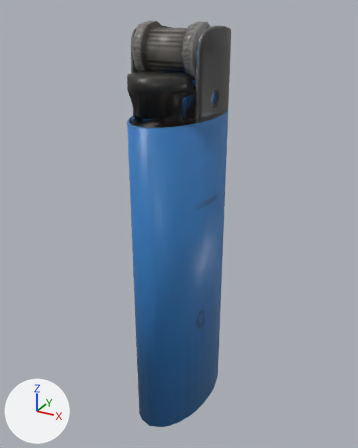
An edit to the glTF model docs/city/models/objects/imp-lighter.glb, drawn before and after from the same camera.
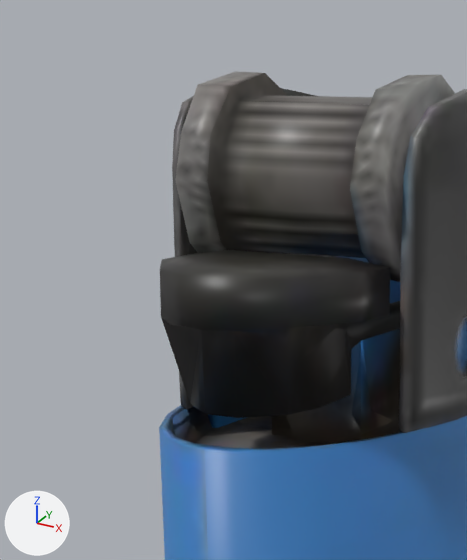
There are two pictures of each version: one whole from a 50 mm lens placed at (0.0442, -0.0811, 0.0823), pointed at (-0.0006, 0.0004, 0.0415), one close up on the part from 23% to 60% of the width and 0% to 36% of the height. The lights are fixed; the arrows at lower left show +X, +Y and +Z. The first two pictures are the older version. Where no turn or scale is listed for an object, it has been applied to the vertices.

The first close-up shows 'lighter_lighter_0', 'lighter_lighter_0.001'.
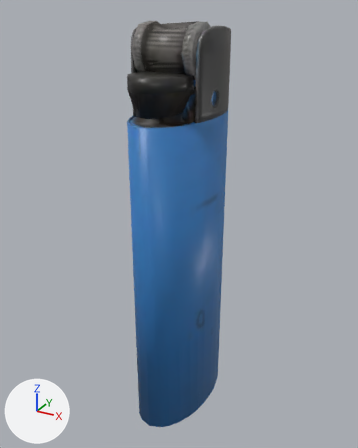
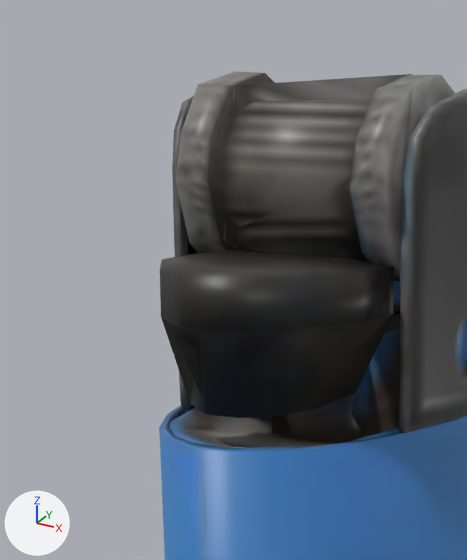
What differs and where, as boxes (x1, y1, x2, y2) in the close-ups (467 x 560 px):
'lighter_lighter_0.002', added: after (164, 74, 429, 449)

Patch to the scene script:
```diff
--- a/docs/city/models/objects/imp-lighter.glb.py
+++ b/docs/city/models/objects/imp-lighter.glb.py
@@ me_lighter_lighter_0_002 @@
+me_lighter_lighter_0_002.from_pydata(...)  # 121 vertices, 213 faces; spans x -0.0073..0.0073, y -0.0137..0.0137, z -0.04..0.04
+me_lighter_lighter_0_002.materials.append(mat_lighter)  # picture img_image_0
@@ ob_lighter_lighter_0_002 @@
+ob_lighter_lighter_0_002 = bpy.data.objects.new('lighter_lighter_0.002', me_lighter_lighter_0_002)
+ob_lighter_lighter_0_002.location = (0.0, 0.0, 0.04)
```
